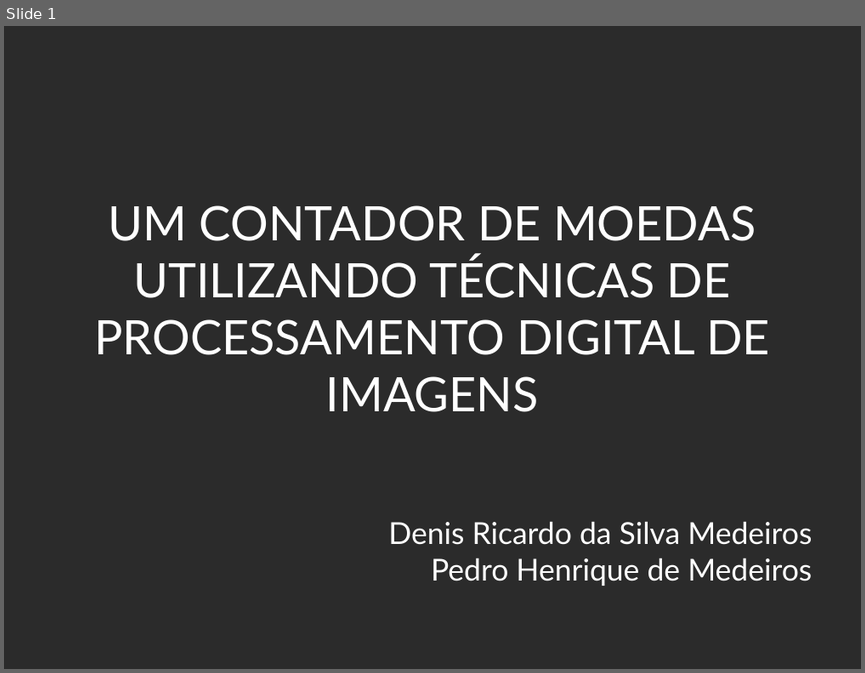
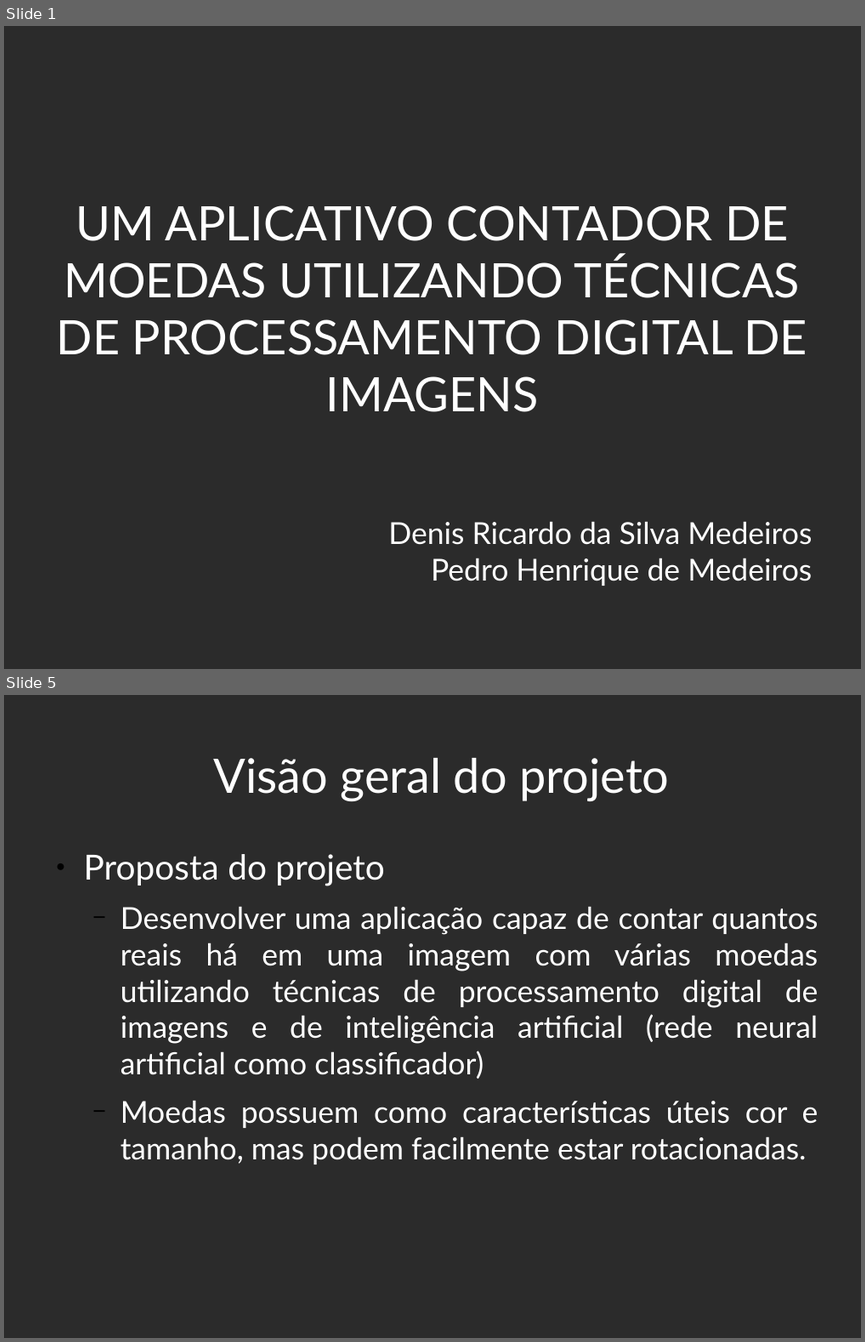
Before and after one commit to PedroHenriqueMedeiros/PedroHenriqueMedeiros.github.io, a slide deck: DCA0445/src/projetofinal/apresentacao.odp. Shown one above the other, each under a label of ours: slide 1 before the commit, slides 1 and 5 after it; the slides between them are not shown. The pictures are 865x673 and 865x1342 pixels, drawn with LibreOffice and Linux fonts; fonts in the diff are those of the drawing; background and template pictures are left out; a plain dark background stands for a picture behind light text. Boxes give left, top, right and bottom in pixels: in the first picture for what was removed or moved away, otherwise in the second. Text is boxed around its words. In the diff, an @@ line names an element or a change of style, - is before the commit and + after.

```diff
--- a/DCA0445/src/projetofinal/apresentacao.odp
+++ b/DCA0445/src/projetofinal/apresentacao.odp
@@ slide 5 added at [4,695,861,1338], background picture (left out) @@
@@ title added at [213,758,669,801], 44 pt, text #FFFFFF @@
+Visão geral do projeto
@@ text added at [84,854,818,1164], 28 pt, text #FFFFFF @@
+● Proposta do projeto
+  − Desenvolver uma aplicação capaz de contar quantos reais há em uma imagem com várias moedas utilizando técnicas de processamento digital de imagens e de inteligência artificial (rede neural artificial como classificador)
+  − Moedas possuem como características úteis cor e tamanho, mas podem facilmente estar rotacionadas.
@@ slide 1 changed as well @@
@@ title at [57,205,808,412]: text changed @@
-UM CONTADOR DE MOEDAS UTILIZANDO TÉCNICAS DE PROCESSAMENTO DIGITAL DE IMAGENS
+UM APLICATIVO CONTADOR DE MOEDAS UTILIZANDO TÉCNICAS DE PROCESSAMENTO DIGITAL DE IMAGENS
```
Also in this commit, not shown: 1 other slide changed, 22 other slides added, 4 other files.
